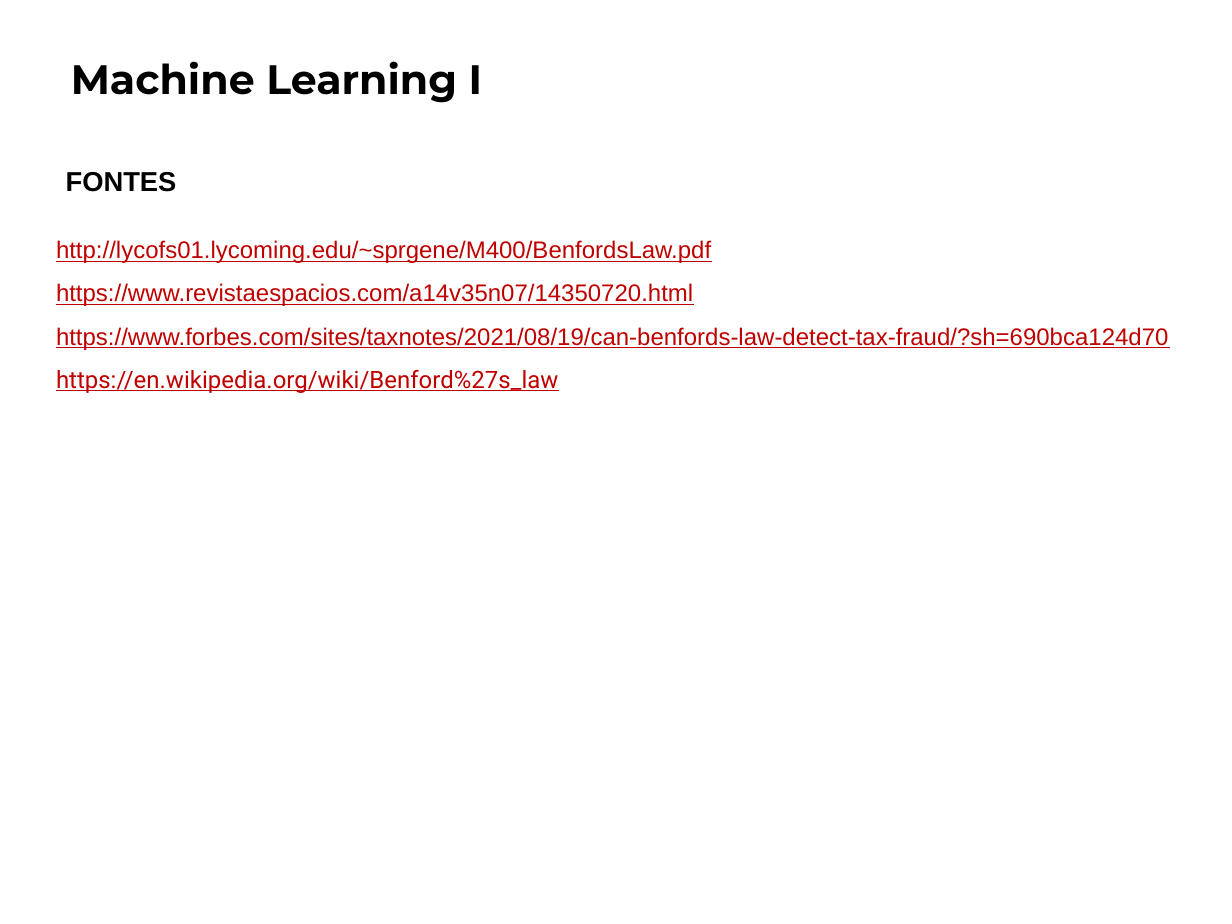
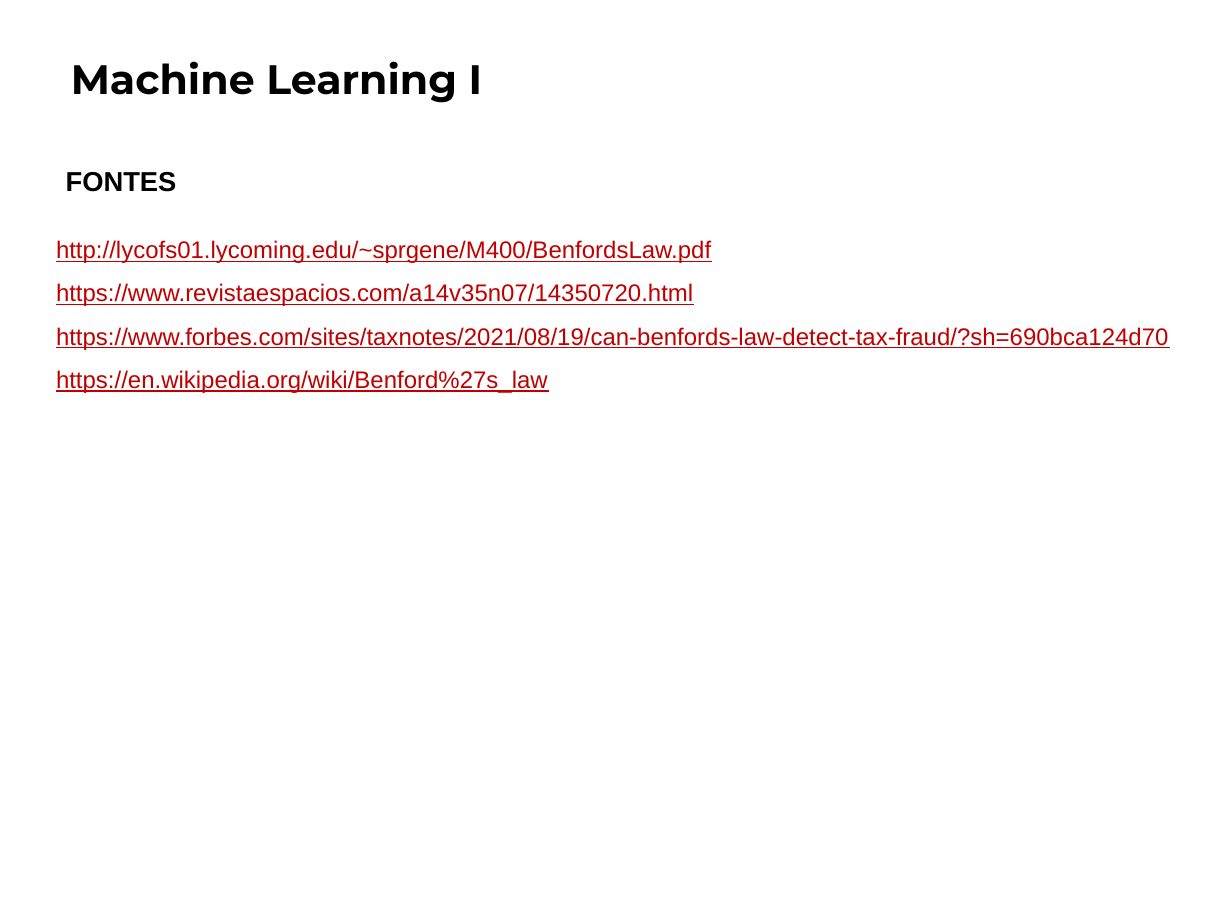
Before and after one commit to paciencia/moneyball_sandbox, a slide deck: slide 10 of slides/Atividade_02_problema_real_sem_ML.pptx (slide 19 before the commit). Drawn at 1232x924 pixels with LibreOffice and Linux fonts; fonts in the diff are those of the drawing; background and template pictures are left out. Boxes give left, top, right and bottom in pixels: in the first picture for what was removed or moved away, otherwise in the second. Text is boxed around its words. In the diff, an @@ line names an element or a change of style, - is before the commit and + after.

```diff
--- a/slides/Atividade_02_problema_real_sem_ML.pptx
+++ b/slides/Atividade_02_problema_real_sem_ML.pptx
@@ text at [56, 370, 548, 393]: font Roboto to Arial in "https://en.wikipedia.org/wiki/Benford%27s_law" @@
```
Also in this commit, not shown: 12 other slides changed.
